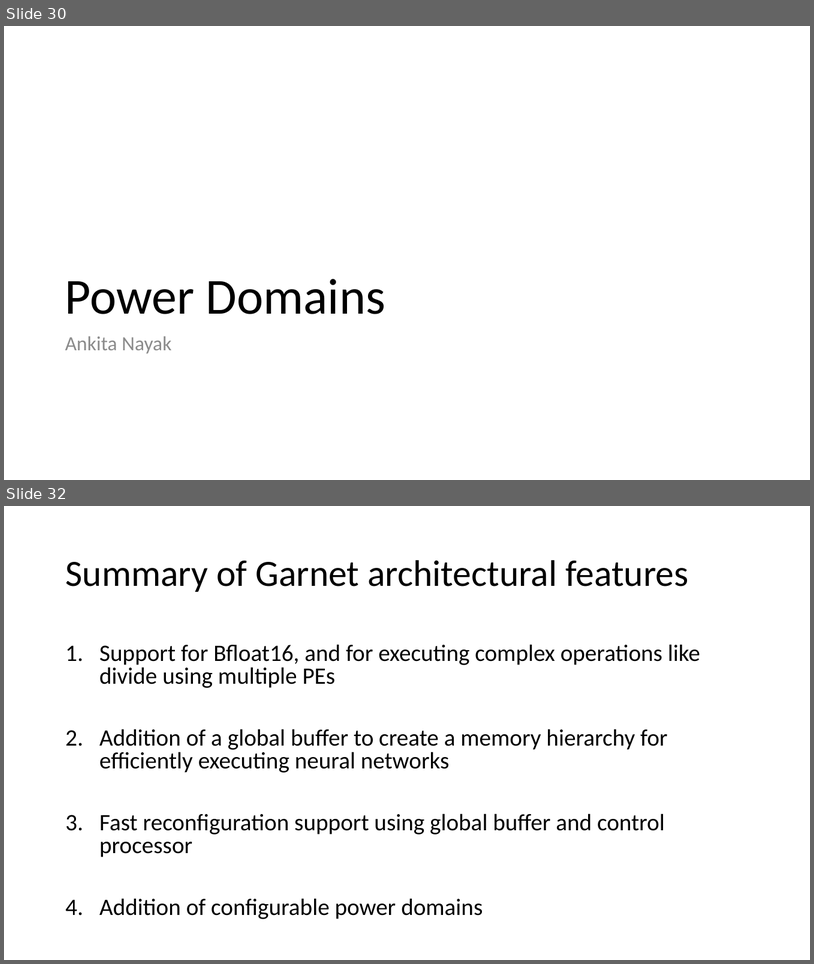
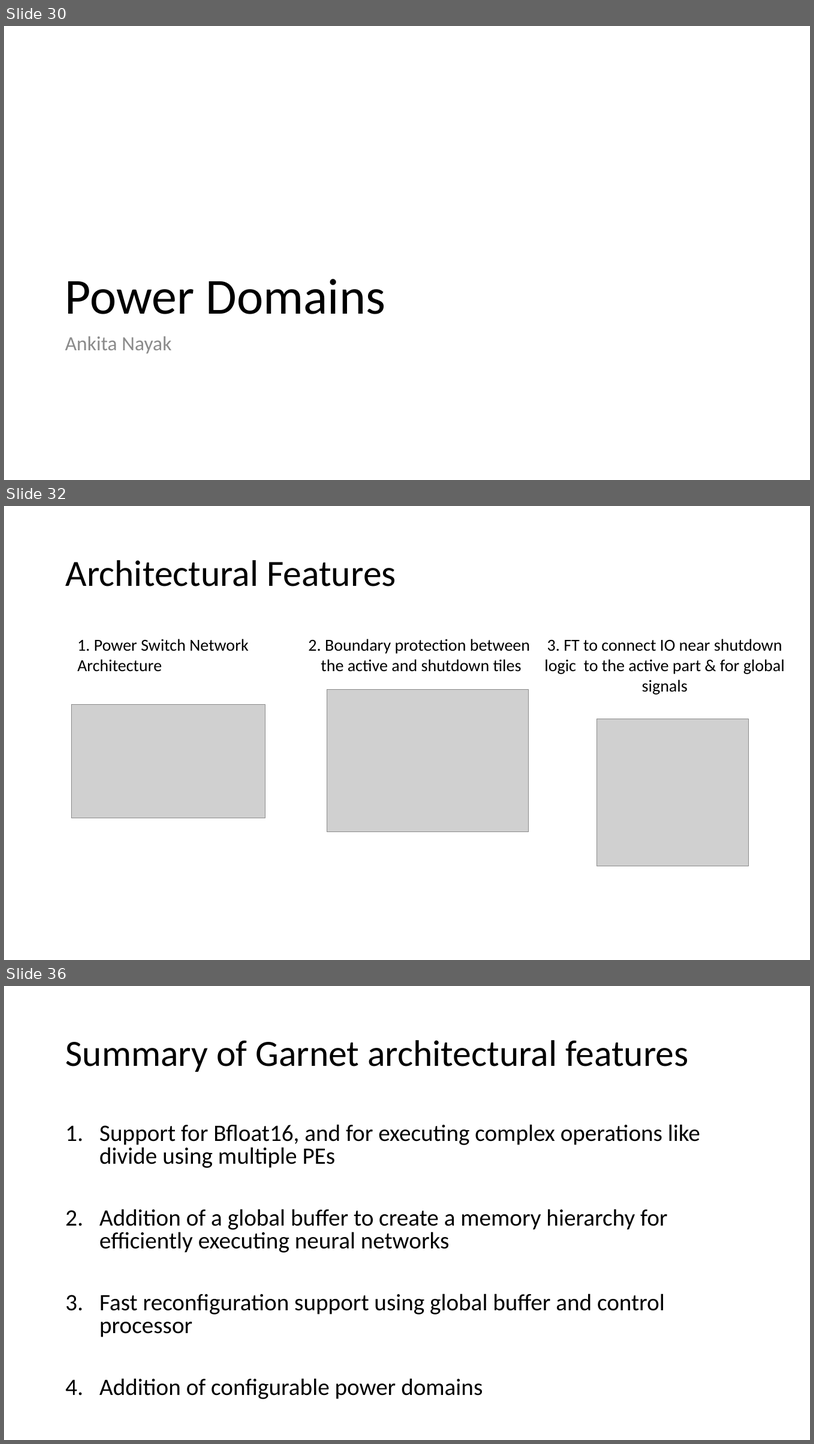
Before and after one commit to StanfordAHA/garnet, a slide deck: docs/garnet-block-diagrams.pptx. Shown one above the other, each under a label of ours: slides 30 and 32 before the commit, slides 30, 32 and 36 after it; the slides between them are not shown. The pictures are 814x964 and 814x1444 pixels, drawn with LibreOffice and Linux fonts; fonts in the diff are those of the drawing; grey boxes stand for pictures. Boxes give left, top, right and bottom in pixels: in the first picture for what was removed or moved away, otherwise in the second. Text is boxed around its words. In the diff, an @@ line names an element or a change of style, - is before the commit and + after.

Commit message:
Update power domain section

```diff
--- a/docs/garnet-block-diagrams.pptx
+++ b/docs/garnet-block-diagrams.pptx
@@ slide 32 added at (x1=4, y1=506, x2=810, y2=960), background #FFFFFF @@
@@ title added at (x1=65, y1=560, x2=396, y2=586), 44 pt, text #000000 @@
+Architectural Features
@@ text added at (x1=77, y1=639, x2=248, y2=672), 20 pt, text #000000 @@
+1. Power Switch Network Architecture
@@ text added at (x1=308, y1=639, x2=530, y2=672), 20 pt, text #000000 @@
+2. Boundary protection between
+the active and shutdown tiles
@@ text added at (x1=545, y1=639, x2=785, y2=694), 20 pt, text #000000 @@
+3. FT to connect IO near shutdown logic to the active part & for global signals
@@ picture added at (x1=327, y1=690, x2=528, y2=832) @@
@@ picture added at (x1=72, y1=704, x2=266, y2=817) @@
@@ picture added at (x1=597, y1=719, x2=749, y2=866) @@
@@ what was slide 32 is now slide 36 @@
```
Also in this commit, not shown: 4 other slides added, 1 slide removed.
